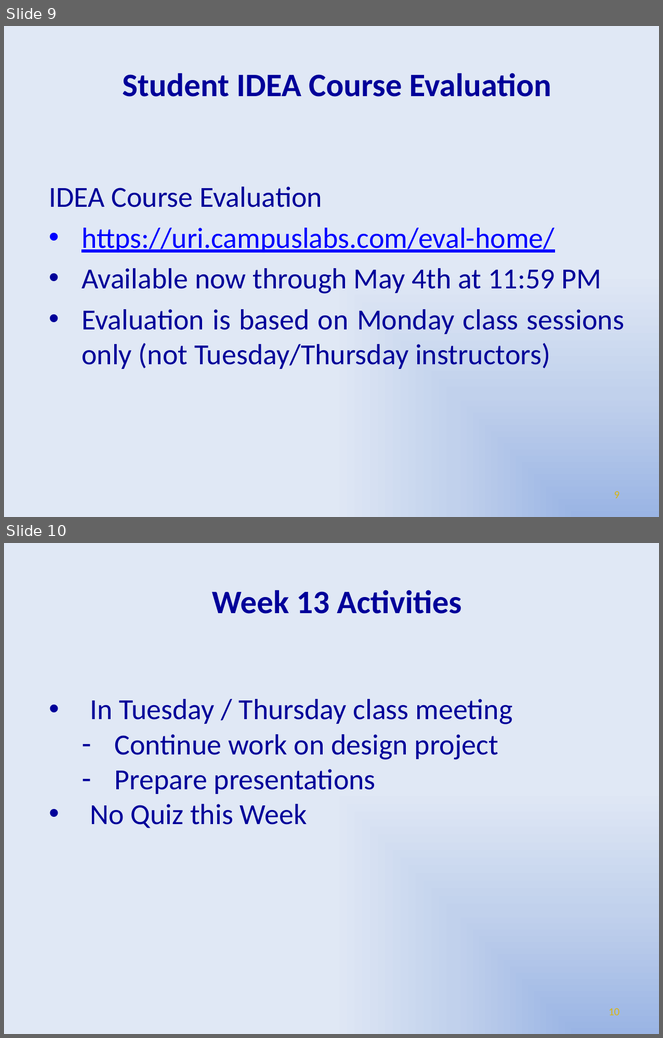
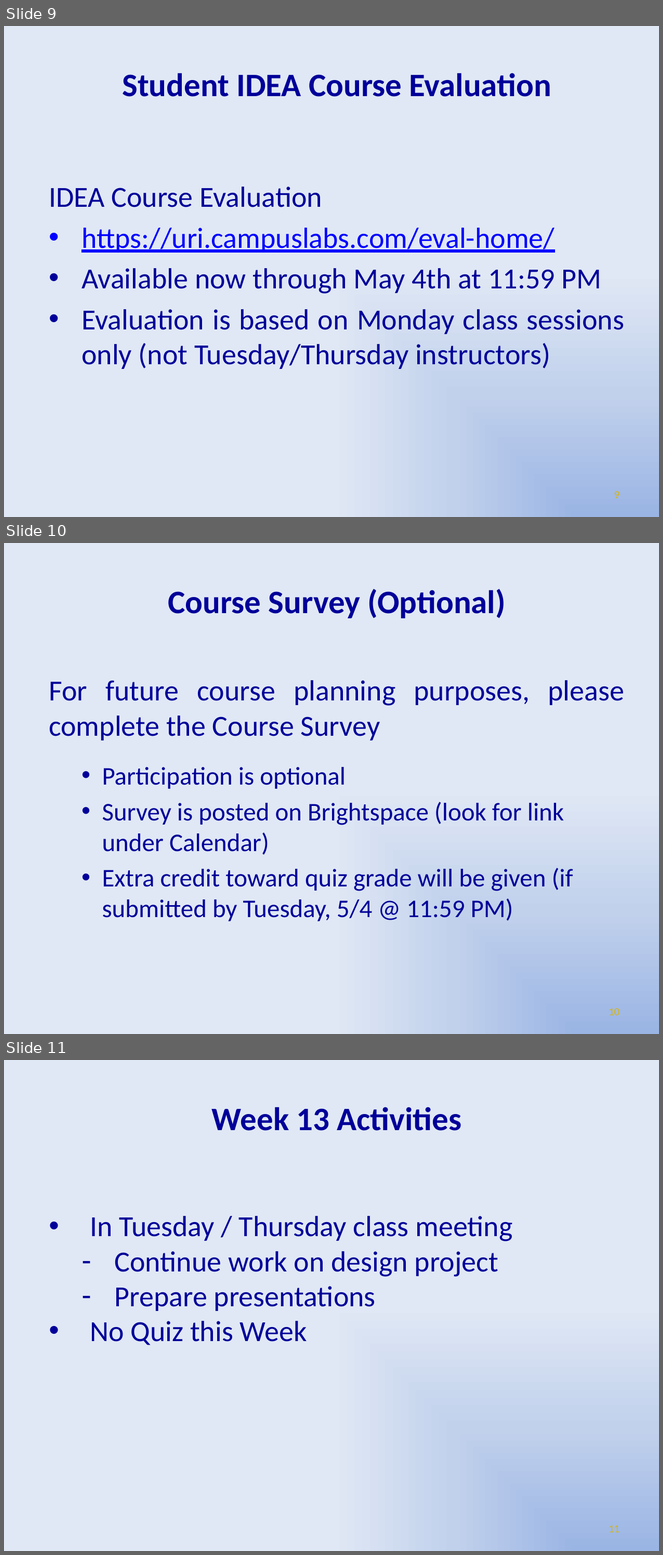
Before and after one commit to dgtaggart/egr106_s22, a slide deck: Lecture_13_2022.pptx. Shown one above the other, each under a label of ours: slides 9 and 10 before the commit, slides 9, 10 and 11 after it. The pictures are 663x1038 and 663x1555 pixels, drawn with LibreOffice and Linux fonts; fonts in the diff are those of the drawing; background and template pictures are left out. Boxes give left, top, right and bottom in pixels: in the first picture for what was removed or moved away, otherwise in the second. Text is boxed around its words. In the diff, an @@ line names an element or a change of style, - is before the commit and + after.

```diff
--- a/Lecture_13_2022.pptx
+++ b/Lecture_13_2022.pptx
@@ slide 10 added at [4,543,659,1034], background gradient #9AB5E4 to #C2D1ED to #E1E8F5; not listed: 1 template element that a slide beside it also shows @@
@@ title added at [168,589,506,618], 36 pt, text #000099, bold @@
+Course Survey (Optional)
@@ text added at [49,680,624,922], 28 pt, text #000099 @@
+For future course planning purposes, please complete the Course Survey
+  • Participation is optional
+  • Survey is posted on Brightspace (look for link under Calendar)
+  • Extra credit toward quiz grade will be given (if submitted by Tuesday, 5/4 @ 11:59 PM)
@@ what was slide 10 is now slide 11 @@
@@ page number at [609,1525,620,1533]: text changed @@
-10
+11
```
Also in this commit, not shown: 1 other file.
